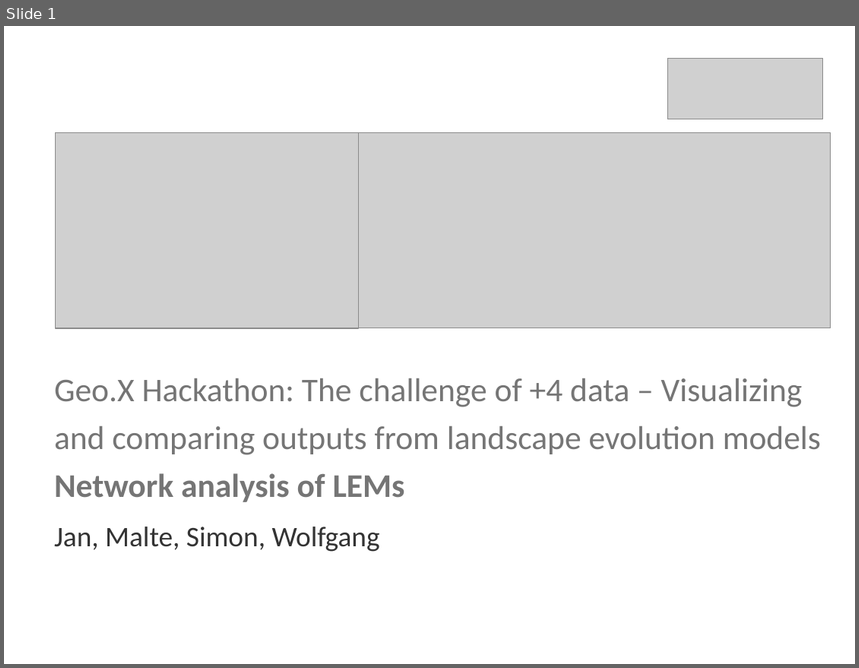
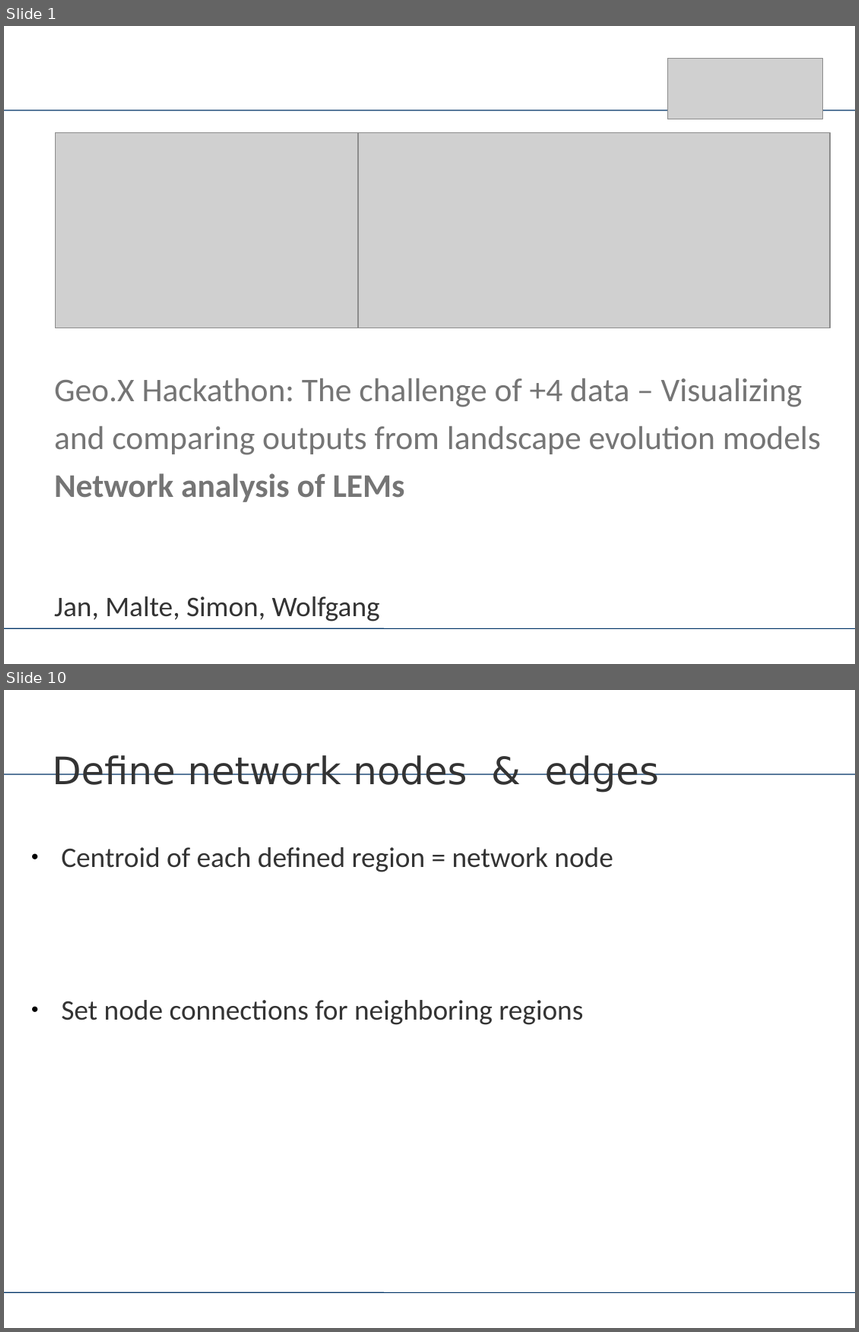
Before and after one commit to Geo-X-Hackathon/lem_network, a slide deck: Hackathon_network.pptx. Shown one above the other, each under a label of ours: slide 1 before the commit, slides 1 and 10 after it; the slides between them are not shown. The pictures are 859x668 and 859x1332 pixels, drawn with LibreOffice and Linux fonts; fonts in the diff are those of the drawing; grey boxes stand for pictures. Boxes give left, top, right and bottom in pixels: in the first picture for what was removed or moved away, otherwise in the second. Text is boxed around its words. In the diff, an @@ line names an element or a change of style, - is before the commit and + after.

```diff
--- a/Hackathon_network.pptx
+++ b/Hackathon_network.pptx
@@ slide 10 added at [4,690,855,1328], background #FFFFFF; not listed: 2 template elements that a slide beside it also shows @@
@@ text added at [52,755,659,793], 32 pt, text #333333 @@
+Define network nodes & edges
@@ text added at [61,847,613,1025], 24 pt, text #333333 @@
+● Centroid of each defined region = network node
+● Set node connections for neighboring regions
@@ slide 1 changed as well @@
@@ line added from (4, 110) to (855, 110), #003366 0.74 pt @@
@@ text "Jan, Malte, Simon, Wolfgang": place and size @@
-text "Jan, Malte, Simon, Wolfgang" at [54,527,380,552]
+text "Jan, Malte, Simon, Wolfgang" at [54,597,380,622]
@@ line added from (4, 629) to (855, 629), #003366 0.74 pt @@
```
Also in this commit, not shown: 9 other slides added.
